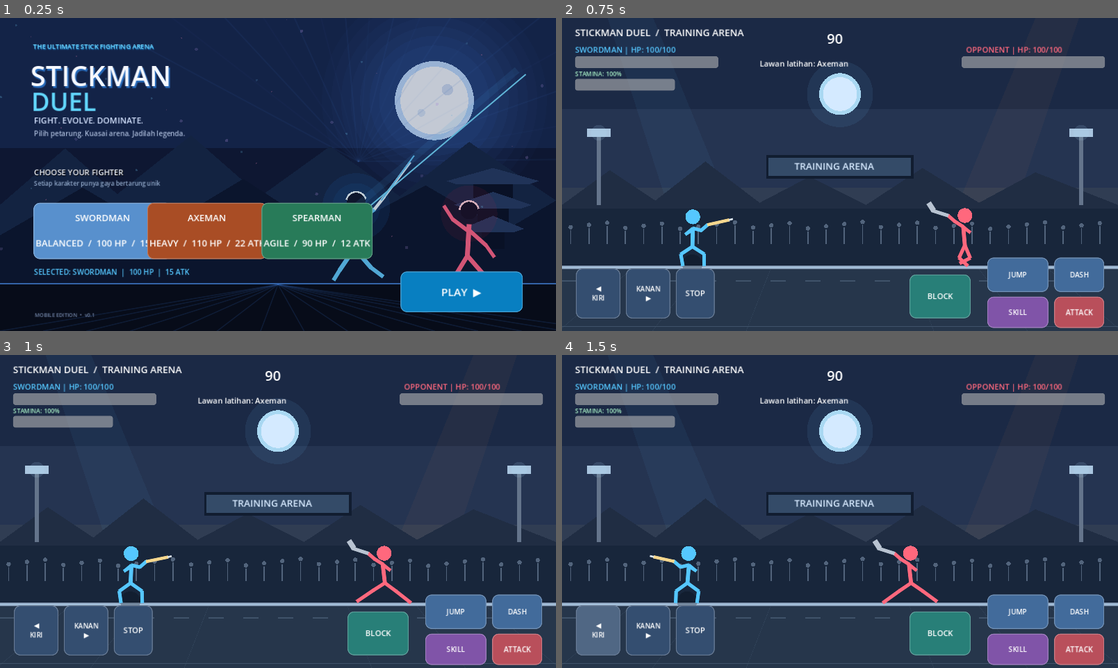
Above: before the commit, frames 1-4 (two rows, left to right).
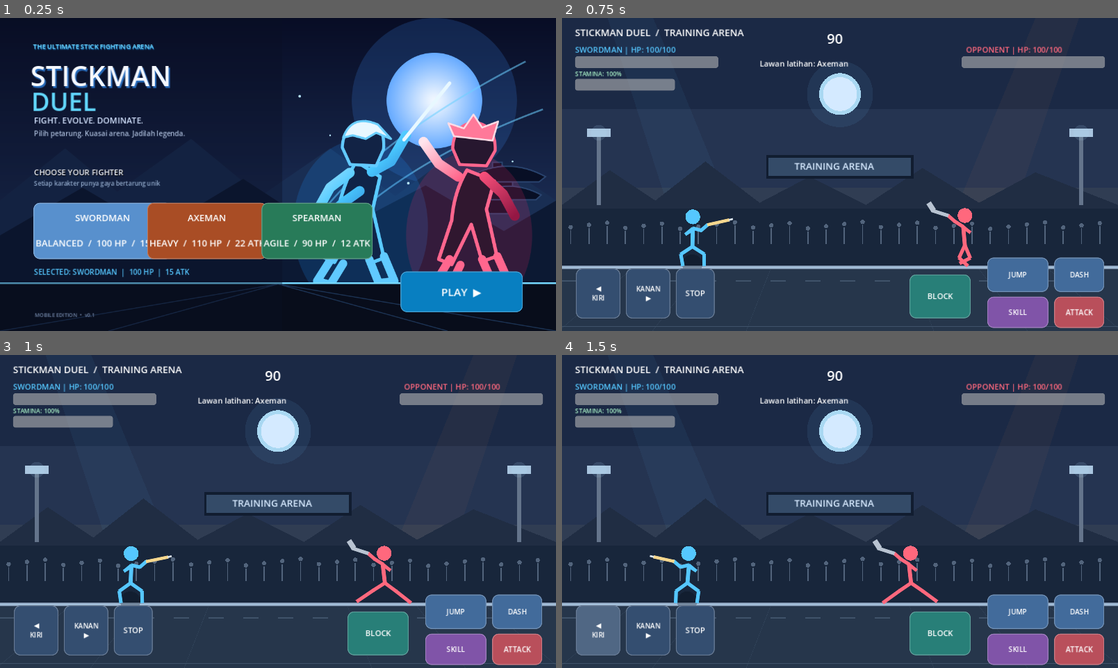
Above: after the commit, the same moments.

Repository: satriamada-web/stickman-duel
Game: Godot game, scene res://scenes/main.tscn
Two runs of this game, one before a commit and one after it. Both use one fixed random seed, a clock stepped at 60 frames per second and the inputs below.
Inputs:
- Up to frame 1 (0.25 s): no input
- Up to frame 2 (0.75 s): click "PLAY ▶" at 0.5 s
- Up to frame 3 (1 s): no input
- Up to frame 4 (1.5 s): click "◀ KIRI" at 1.25 s

The runs differ from the first frame. In frame 1, 35% of the frame differs, in the area x 0-100%, y 0-100%; in frame 2, nothing differs; in frame 3, nothing differs; in frame 4, nothing differs.

Commit message:
Use illustrated anime key art on main menu

Diff:
--- a/scripts/main.gd
+++ b/scripts/main.gd
@@ -847,6 +847,15 @@
 	menu_ui.set_anchors_and_offsets_preset(Control.PRESET_FULL_RECT)
 	root.add_child(menu_ui)
 
+	# Full-screen illustrated anime key art, kept behind interactive menu controls.
+	var menu_art := TextureRect.new()
+	menu_art.texture = load("res://assets/main_menu_anime.svg")
+	menu_art.set_anchors_and_offsets_preset(Control.PRESET_FULL_RECT)
+	menu_art.expand_mode = TextureRect.EXPAND_IGNORE_SIZE
+	menu_art.stretch_mode = TextureRect.STRETCH_SCALE
+	menu_art.mouse_filter = Control.MOUSE_FILTER_IGNORE
+	menu_ui.add_child(menu_art)
+
 	# Header dan identitas visual menu utama.
 	var eyebrow := _make_label(menu_ui, "THE ULTIMATE STICK FIGHTING ARENA", Vector2(76, 54), 15, Color("#72d9ff"))
 	eyebrow.add_theme_color_override("font_shadow_color", Color("#1674b9"))
